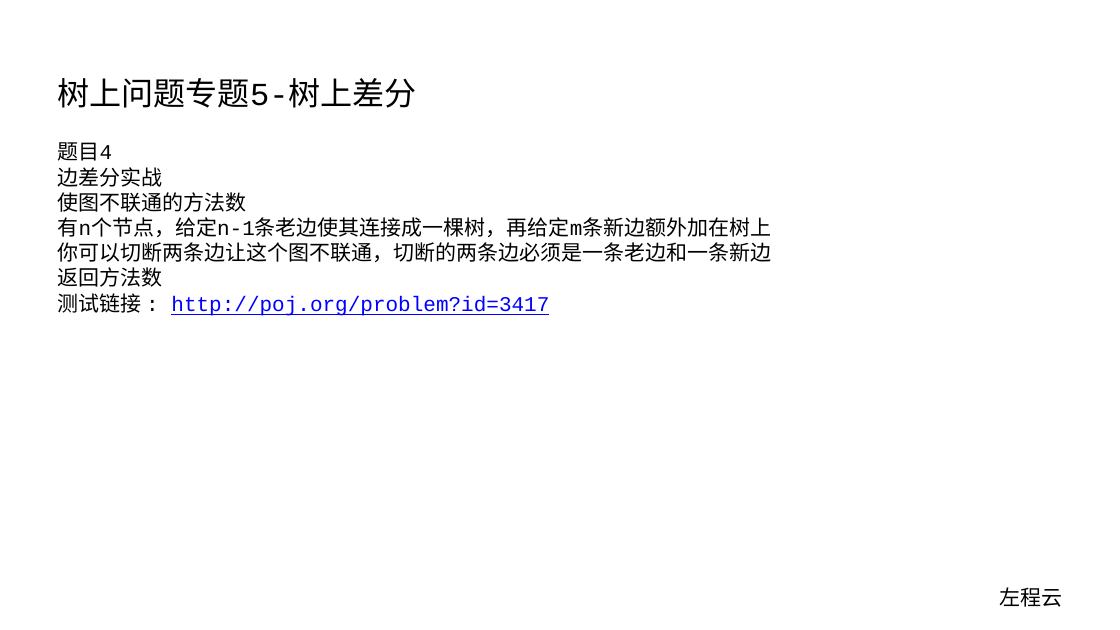
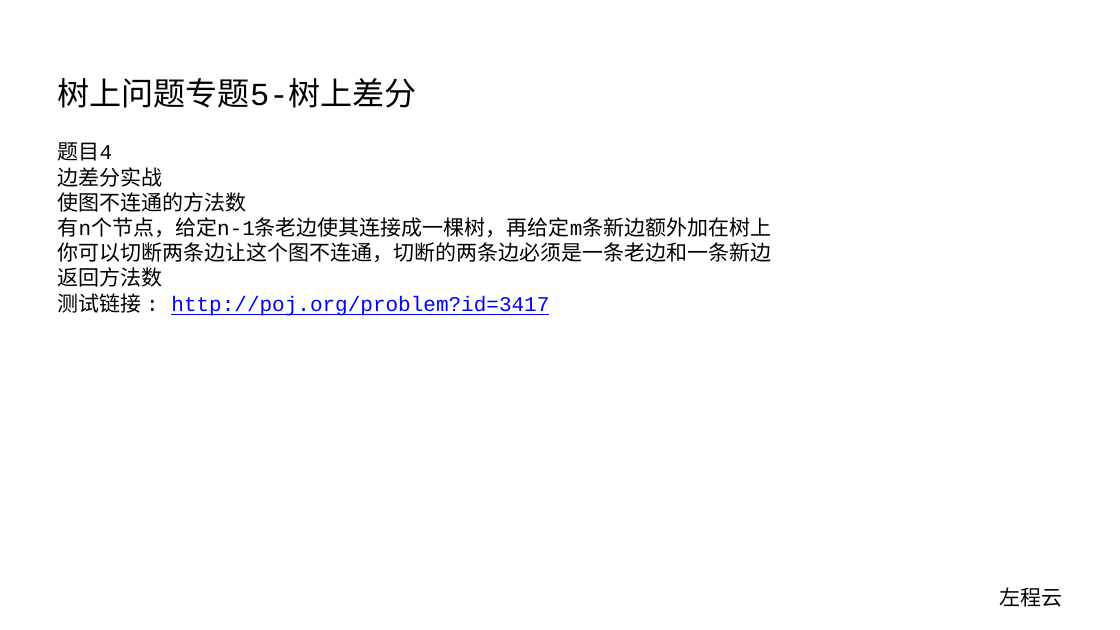
Before and after one commit to algorithmzuo/algorithm-journey, a slide deck: slide 7 of ppt/算法讲解122【扩展】树上问题专题5-树上差分.pptx. Drawn at 1120x630 pixels with LibreOffice and Linux fonts; fonts in the diff are those of the drawing. Boxes give left, top, right and bottom in pixels: in the first picture for what was removed or moved away, otherwise in the second. Text is boxed around its words. In the diff, an @@ line names an element or a change of style, - is before the commit and + after.

```diff
--- a/ppt/算法讲解122【扩展】树上问题专题5-树上差分.pptx
+++ b/ppt/算法讲解122【扩展】树上问题专题5-树上差分.pptx
@@ text at [58,192,247,212]: text changed @@
-使图不联通的方法数
+使图不连通的方法数
@@ text at [58,242,772,262]: text changed @@
-你可以切断两条边让这个图不联通，切断的两条边必须是一条老边和一条新边
+你可以切断两条边让这个图不连通，切断的两条边必须是一条老边和一条新边
```
Also in this commit, not shown: 15 other files.
